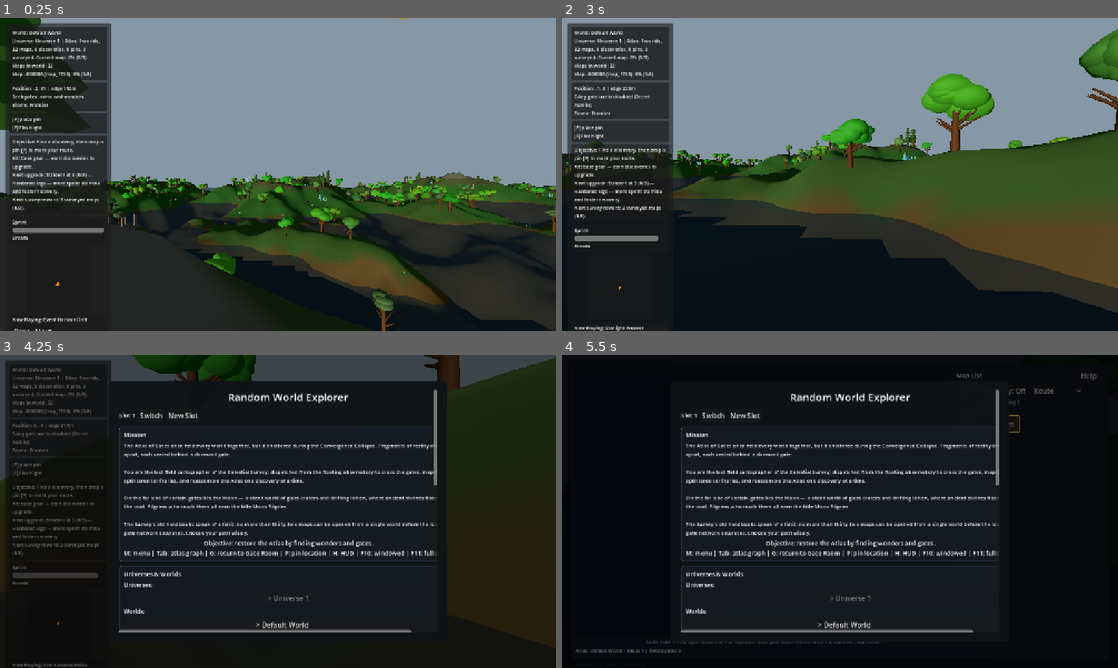
Above: before the commit, frames 1-4 (two rows, left to right).
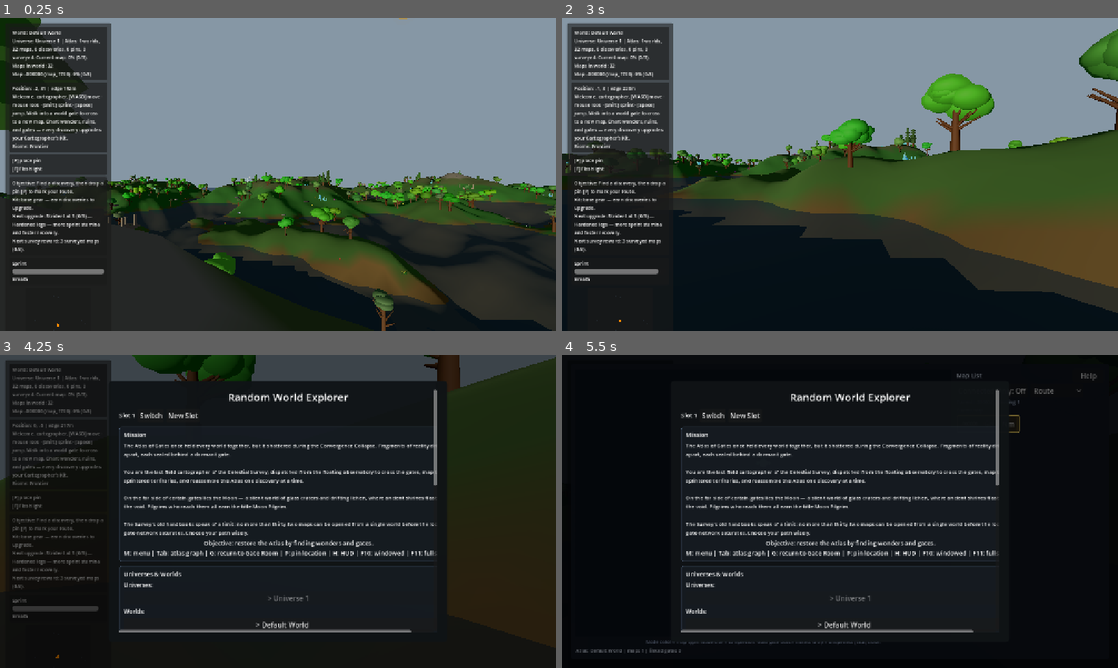
Above: after the commit, the same moments.

Repository: emkey1/Gatewalk
Game: Godot game, scene res://scenes/main.tscn
Two runs of this game, one before a commit and one after it. Both use one fixed random seed, a clock stepped at 60 frames per second and the inputs below.
Inputs (mouse positions are in pixels of both pictures, inside the frame that each line leads up to):
- Up to frame 1 (0.25 s): no input
- Up to frame 2 (3 s): tap Enter at 0.5 s; move the mouse to (867, 174) at 0.52 s; hold Shift (sprint) 0.53-1.28 s; hold W (move_forward) from 0.53 s (still down); tap Space (jump) at 0.77, 0.8, 1.07, 1.35, 1.52, 1.82, 2.3 s; move the mouse to (812, 174) at 1.27 s; tap Shift (sprint) at 1.55 s; move the mouse to (851, 168) at 2.02 s; hold Shift (sprint) 2.03-2.78 s; move the mouse to (834, 180) at 2.77 s; tap E at 2.85 s
- Up to frame 3 (4.25 s): keep holding W (move_forward); tap Space (jump) at 3.02, 3.32 s; tap Shift (sprint) at 3.05 s; move the mouse to (316, 514) at 3.52 s; hold Space (jump) from 3.53 s (still down); tap M at 3.6 s
- Up to frame 4 (5.5 s): move the mouse to (673, 464) at 4.27 s; release W (move_forward) at 4.28 s; release Space (jump) at 4.28 s; hold A (move_left) 4.28-5.03 s; tap G at 4.35 s; tap Space (jump) at 4.52, 4.82 s; tap Shift (sprint) at 4.55 s; move the mouse to (867, 511) at 5.02 s; hold S (move_back) from 5.03 s (still down); hold Space (jump) from 5.03 s (still down); tap Tab at 5.1 s

The runs differ from the first frame. In frame 1, 3.3% of the frame differs, in the area x 1-20%, y 24-100%; in frame 2, 3.1%; in frame 3, 2.3%; in frame 4, less than 0.1%.

Commit message:
Add first-run field tips (onboarding + moon lichen loop)
The map pressures already self-teach through their objective and warning lines,
but initial onboarding and the obscure moon lichen loop had no in-world teaching.
Add a show-once field-tip system, persisted in universe.tips_seen:

- welcome: controls + objective + the kit concept, on the first non-hub map
- gate: how to travel + Atlas/pin keys, on first gate proximity
- kit: discoveries upgrade your gear, on the first discovery
- moon_lichen: the grab [C] / throw [T] / collect-orb loop, on first moon arrival

Verified end-to-end: a headless boot writes tips_seen=['welcome'] to the active
universe. The save schema is permissive, so no migration is needed.

Co-Authored-By: Claude Opus 4.8 <noreply@anthropic.com>

Diff:
--- a/scripts/Main.gd
+++ b/scripts/Main.gd
@@ -130,6 +130,15 @@
 const MAP_SURVEY_LICHEN_REWARD: int = 1
 const ARCTIC_SHELTER_RADIUS: float = 15.0
 const CAVE_DARK_LIMIT_MSEC: int = 8000
+
+# First-run field tips — each shown once per universe (tips_seen), the rest of the
+# teaching is carried by the per-map objective and warning lines.
+const FIELD_TIPS := {
+	"welcome": "Welcome, cartographer. [WASD] move · mouse look · [Shift] sprint · [Space] jump. Walk into a world gate to cross to a new map. Chart wonders, ruins, and gates — every discovery upgrades your Cartographer's Kit.",
+	"gate": "A world gate. Step into the shimmer to travel through it. [Tab] opens your Atlas; [P] drops a survey pin.",
+	"kit": "First discovery logged. Every wonder, ruin, and gate you chart upgrades your kit — breath, lantern, sprint, warmth, pins, and more.",
+	"moon_lichen": "Moon shrines: grab a glowing lichen with [C], hurl it at a shrine with [T] to charge it, then collect the orb it reveals. Nine shrines in all.",
+}
 
 
 func _ready() -> void:
@@ -3136,6 +3145,7 @@
 		var gate_hint: String = _gate_sight_hint()
 		if gate_hint != "":
 			warning_text = (warning_text + " | " + gate_hint) if warning_text != "" else gate_hint
+			_show_field_tip("gate")
 	if show_gate_debug_hud and not _is_current_map_gate_room() and not _is_current_map_map_nexus() and _gate_debug_line != "":
 		if warning_text != "":
 			warning_text += " | "
@@ -3628,6 +3638,22 @@
 	return "Kit: " + summary
 
 
+# Show a first-run tip once per universe. Seen ids persist in universe.tips_seen
+# (the save schema is permissive, so no migration is needed).
+func _show_field_tip(tip_id: String) -> void:
+	if not FIELD_TIPS.has(tip_id):
+		return
+	var universe: Dictionary = _current_universe()
+	var seen: Array = universe.get("tips_seen", [])
+	if seen.has(tip_id):
+		return
+	seen.append(tip_id)
+	universe["tips_seen"] = seen
+	_set_current_universe(universe)
+	_save_world_data()
+	_push_status_banner(str(FIELD_TIPS[tip_id]), 7000)
+
+
 func _gate_is_charted(gate_index: int) -> bool:
 	if current_world_id == "":
 		return false
@@ -3677,6 +3703,7 @@
 # player, toasts once, and persists the announced set. Capabilities themselves are
 # derived from the discovery count, so the announced list is the only state stored.
 func _on_discovery_recorded() -> void:
+	_show_field_tip("kit")
 	var total: int = _progression_total()
 	var universe: Dictionary = _current_universe()
 	var announced: Array = universe.get("announced_upgrades", [])
@@ -3855,6 +3882,11 @@
 		discovery_tracker.award_achievement("arctic_explorer")
 	if _is_current_map_cave() and discovery_tracker != null:
 		discovery_tracker.award_achievement("cavern_explorer")
+
+	if _is_current_map_moon():
+		_show_field_tip("moon_lichen")
+	elif not _is_current_map_gate_room() and not _is_current_map_map_nexus():
+		_show_field_tip("welcome")
 
 
 func _clear_generated_map() -> void:
